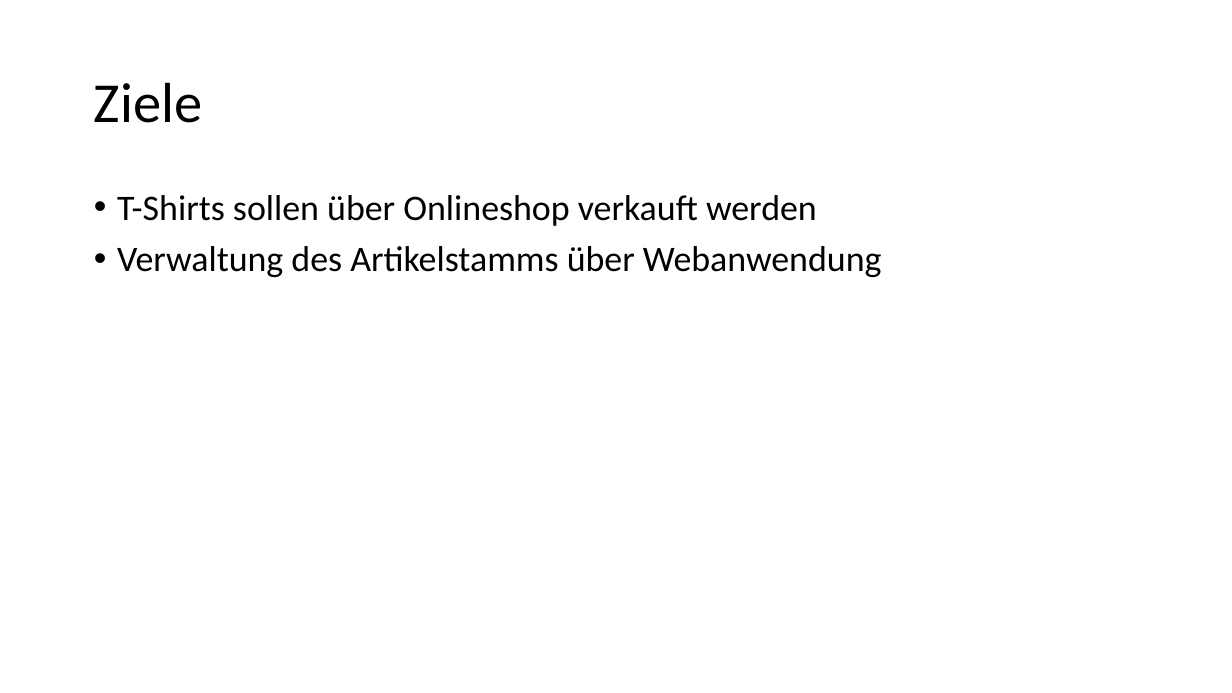
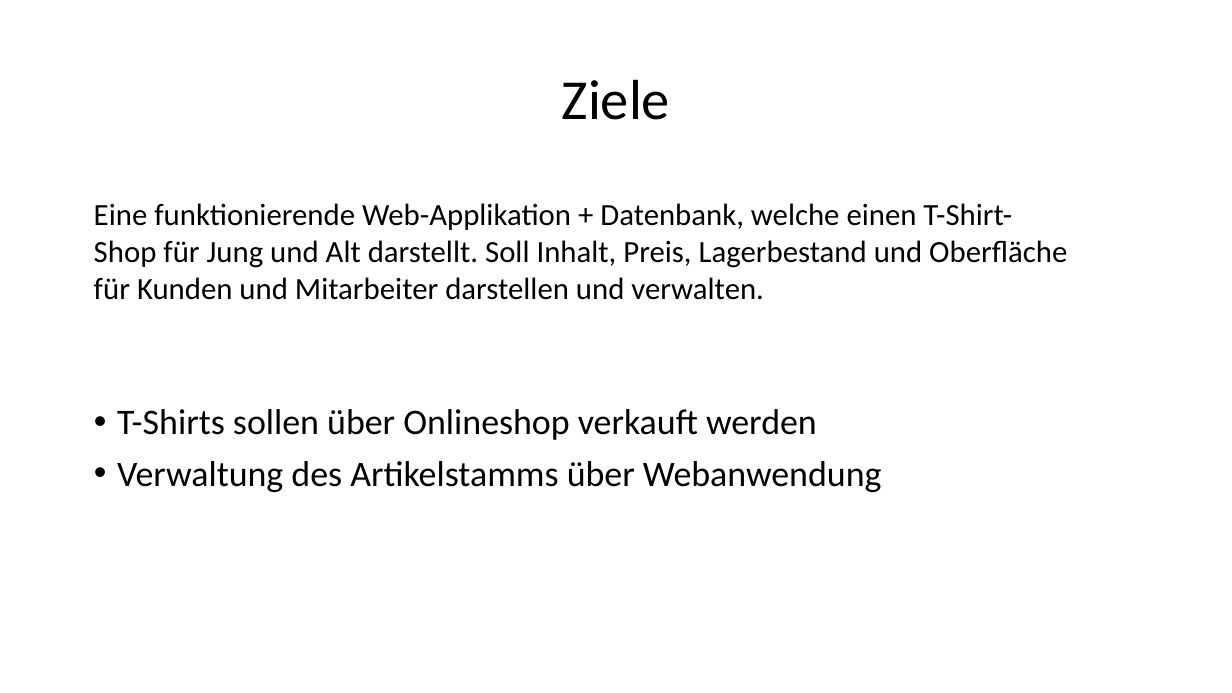
Before and after one commit to Sprayer115/render, a slide deck: slide 2 of Web-Technologie.pptx. Drawn at 1232x693 pixels with LibreOffice and Linux fonts; fonts in the diff are those of the drawing. Boxes give left, top, right and bottom in pixels: in the first picture for what was removed or moved away, otherwise in the second. Text is boxed around its words. In the diff, an @@ line names an element or a change of style, - is before the commit and + after.

```diff
--- a/Web-Technologie.pptx
+++ b/Web-Technologie.pptx
@@ title "Ziele" at bbox=[562, 79, 670, 120]: alignment left to centre @@
@@ text added at bbox=[94, 203, 1067, 300], 24 pt, text #000000 @@
+Eine funktionierende Web-Applikation + Datenbank, welche einen T-Shirt-Shop für Jung und Alt darstellt. Soll Inhalt, Preis, Lagerbestand und Oberfläche für Kunden und Mitarbeiter darstellen und verwalten.
@@ text "T-Shirts sollen über Onlineshop verkauft ...": place and size @@
-text "T-Shirts sollen über Onlineshop verkauft ..." at bbox=[117, 195, 882, 277]
+text "T-Shirts sollen über Onlineshop verkauft ..." at bbox=[117, 409, 882, 492]
```
Also in this commit, not shown: 3 other slides changed, 1 slide added, 2 other files.
